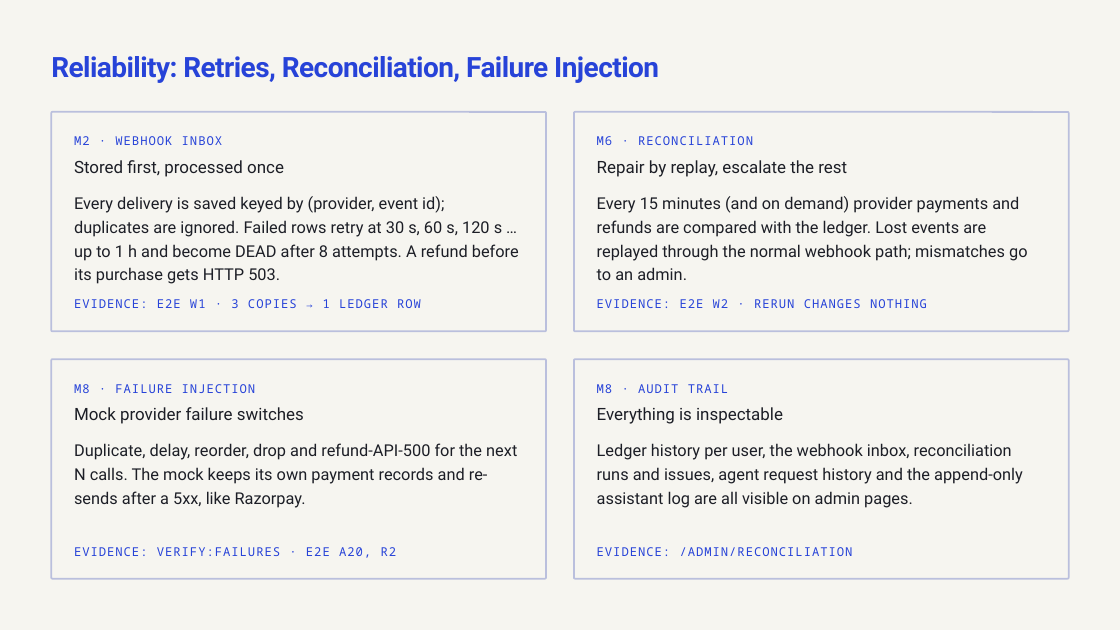
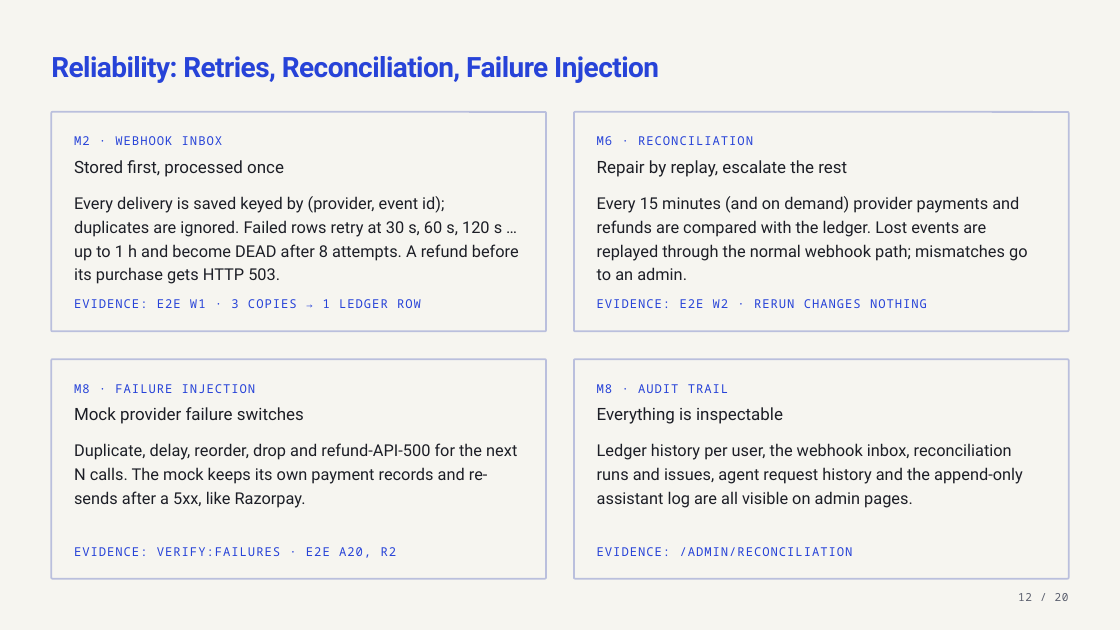
Before and after one commit to ANKITHDEEGOJU/proj-pic, a slide deck: slide 12 of docs/Final_Presentation.pptx. Drawn at 1120x630 pixels with LibreOffice and Linux fonts; fonts in the diff are those of the drawing. Boxes give left, top, right and bottom in pixels: in the first picture for what was removed or moved away, otherwise in the second. Text is boxed around its words. In the diff, an @@ line names an element or a change of style, - is before the commit and + after.

```diff
--- a/docs/Final_Presentation.pptx
+++ b/docs/Final_Presentation.pptx
@@ text added at (1018,593,1069,601), 9.5 pt, text #5B5F6E @@
+12 / 20
```
Also in this commit, not shown: 18 other slides changed, 4 other files.
